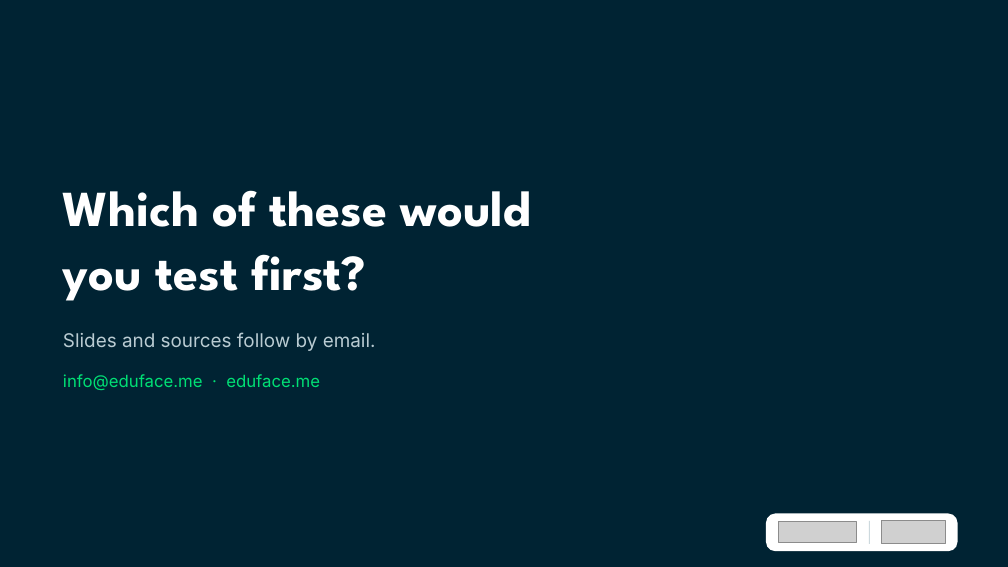
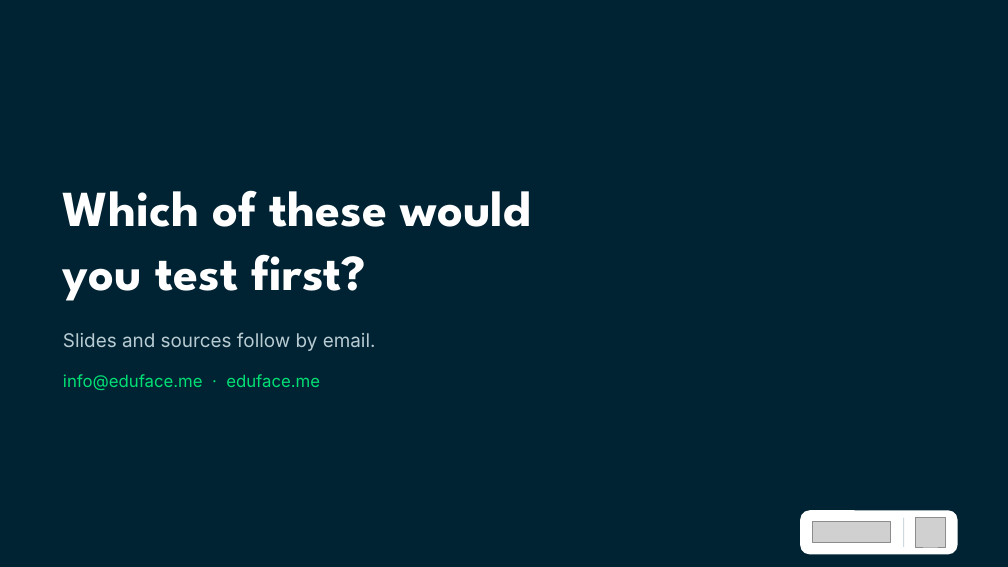
Before and after one commit to Dante-Eduface/Claude, a slide deck: slide 37 of GTM/Event manager/jisc-webinar/deck/jisc-webinar-bewerkbaar.pptx. Drawn at 1008x567 pixels with LibreOffice and Linux fonts; fonts in the diff are those of the drawing; grey boxes stand for pictures. Boxes give left, top, right and bottom in pixels: in the first picture for what was removed or moved away, otherwise in the second. Text is boxed around its words. In the diff, an @@ line names an element or a change of style, - is before the commit and + after.

```diff
--- a/GTM/Event manager/jisc-webinar/deck/jisc-webinar-bewerkbaar.pptx
+++ b/GTM/Event manager/jisc-webinar/deck/jisc-webinar-bewerkbaar.pptx
@@ rounded rectangle resized from (x1=766, y1=513, x2=957, y2=551) to (x1=800, y1=510, x2=957, y2=554) @@
@@ rounded rectangle at (x1=800, y1=510, x2=957, y2=554): proportions changed @@
@@ picture moved from (x1=779, y1=522, x2=857, y2=543) to (x1=813, y1=522, x2=891, y2=543) @@
@@ rectangle resized from (x1=869, y1=521, x2=870, y2=544) to (x1=904, y1=518, x2=904, y2=547) @@
@@ picture resized from (x1=882, y1=521, x2=945, y2=544) to (x1=916, y1=518, x2=945, y2=547) @@
```
Also in this commit, not shown: 36 other slides changed, 42 other files.
